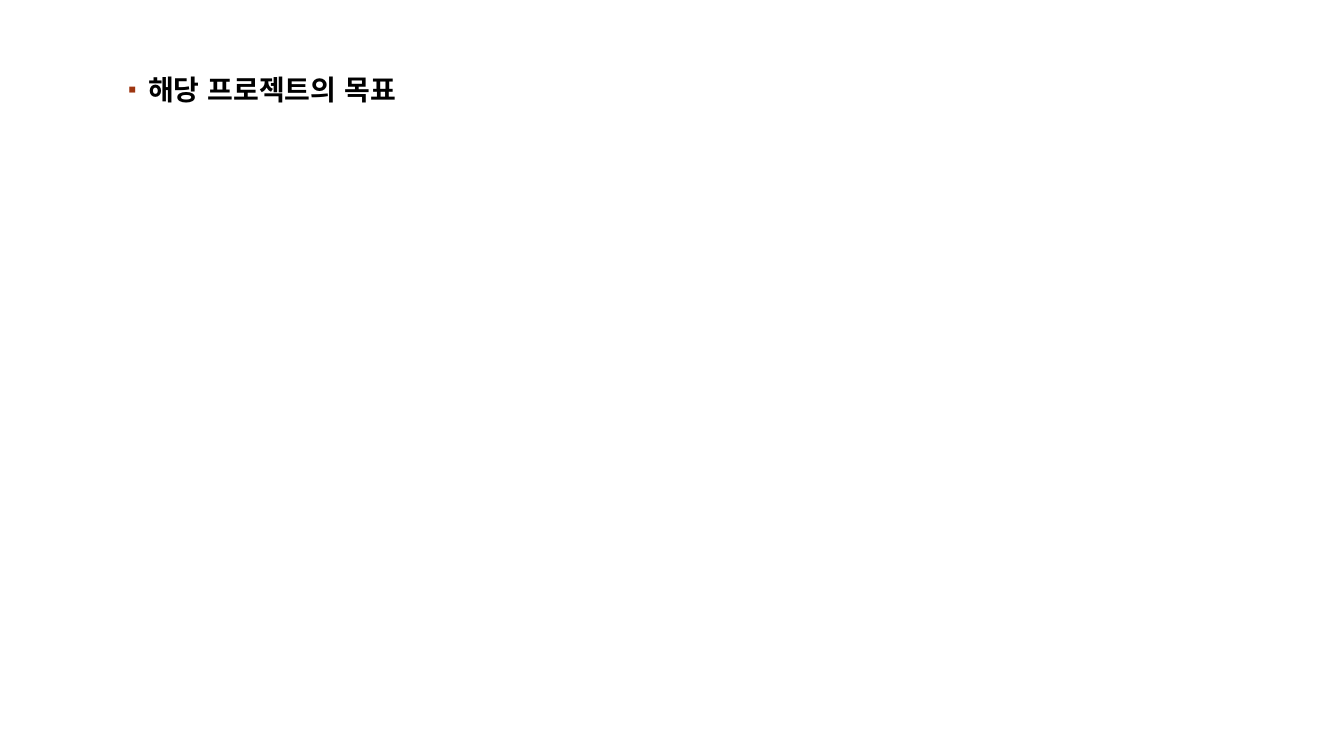
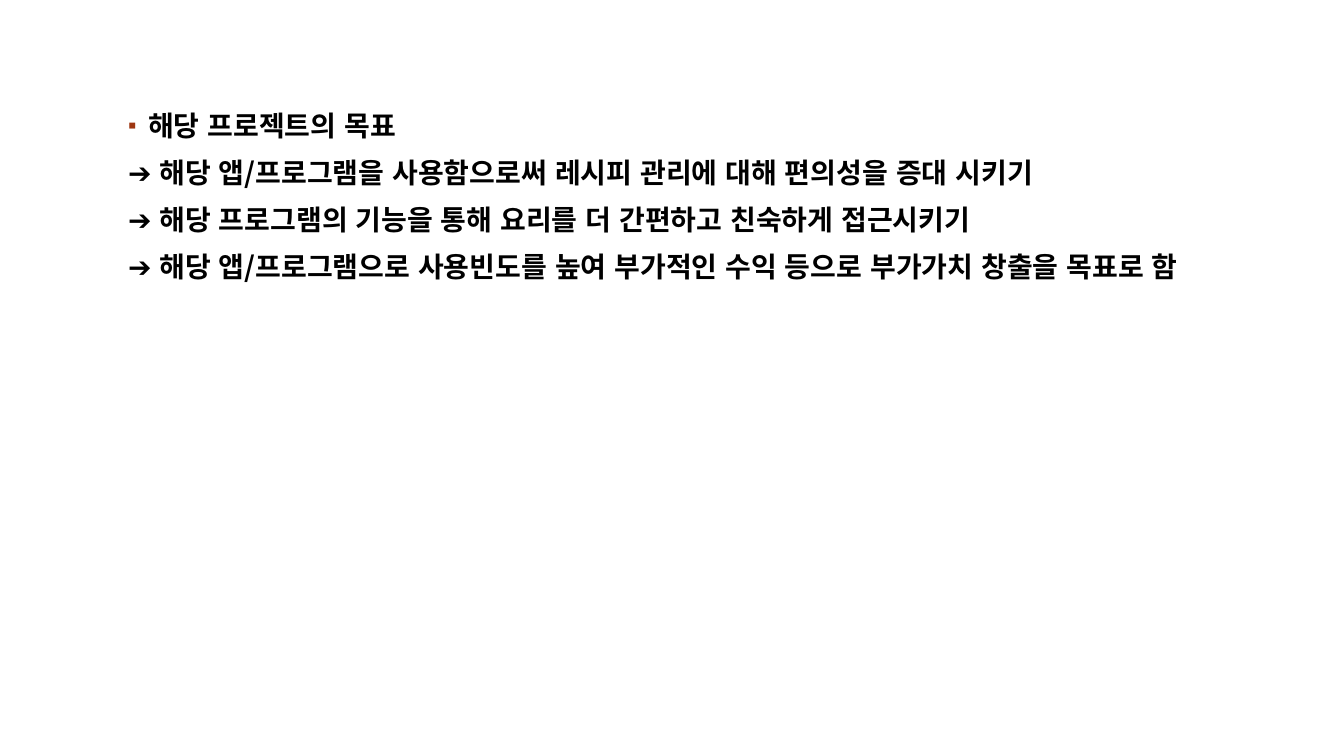
Before and after one commit to Kimminoh/work_repository, a slide deck: slide 4 of Java_Src/프로젝트/[자바프로젝트]레시피프로젝트.pptx. Drawn at 1344x756 pixels with LibreOffice and Linux fonts; fonts in the diff are those of the drawing; background and template pictures are left out. Boxes give left, top, right and bottom in pixels: in the first picture for what was removed or moved away, otherwise in the second. Text is boxed around its words. In the diff, an @@ line names an element or a change of style, - is before the commit and + after.

```diff
--- a/Java_Src/프로젝트/[자바프로젝트]레시피프로젝트.pptx
+++ b/Java_Src/프로젝트/[자바프로젝트]레시피프로젝트.pptx
@@ text "해당 프로젝트의 목표": place and size @@
-text "해당 프로젝트의 목표" at box(148, 76, 396, 103)
+text "해당 프로젝트의 목표" at box(148, 112, 1178, 282)
@@ text at box(159, 159, 1178, 282): paragraphs added @@
+➔ 해당 앱/프로그램을 사용함으로써 레시피 관리에 대해 편의성을 증대 시키기
+➔ 해당 프로그램의 기능을 통해 요리를 더 간편하고 친숙하게 접근시키기
+➔ 해당 앱/프로그램으로 사용빈도를 높여 부가적인 수익 등으로 부가가치 창출을 목표로 함
```
Also in this commit, not shown: 5 other slides changed, 2 slides added, 1 slide removed, 1 other file.
